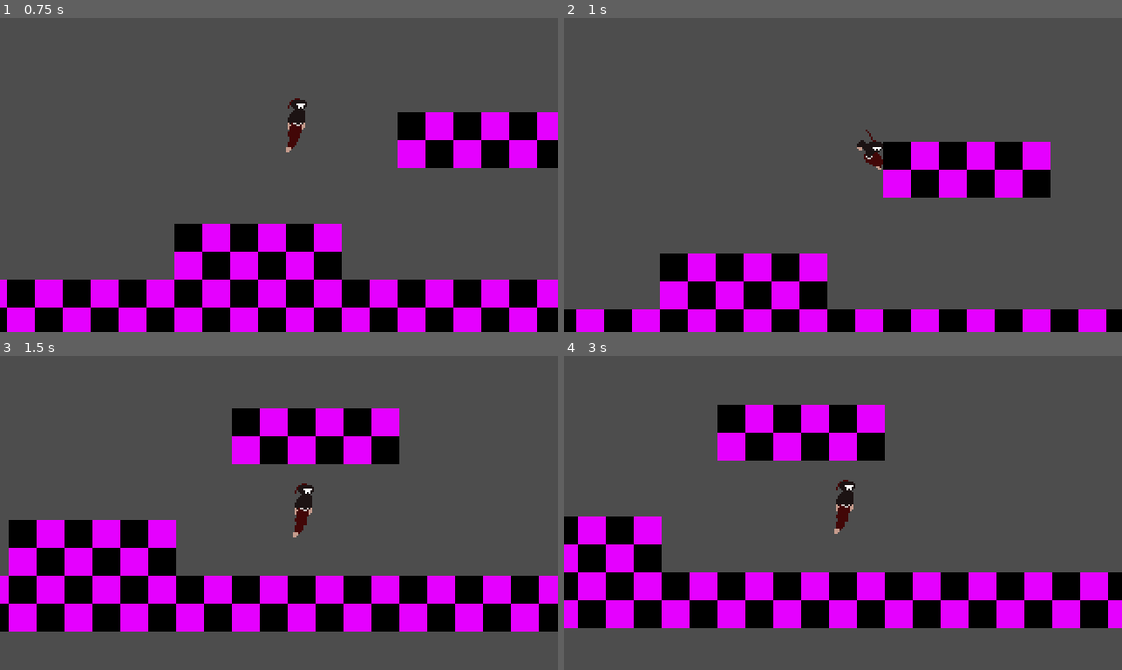
Above: before the commit, frames 1-4 (two rows, left to right).
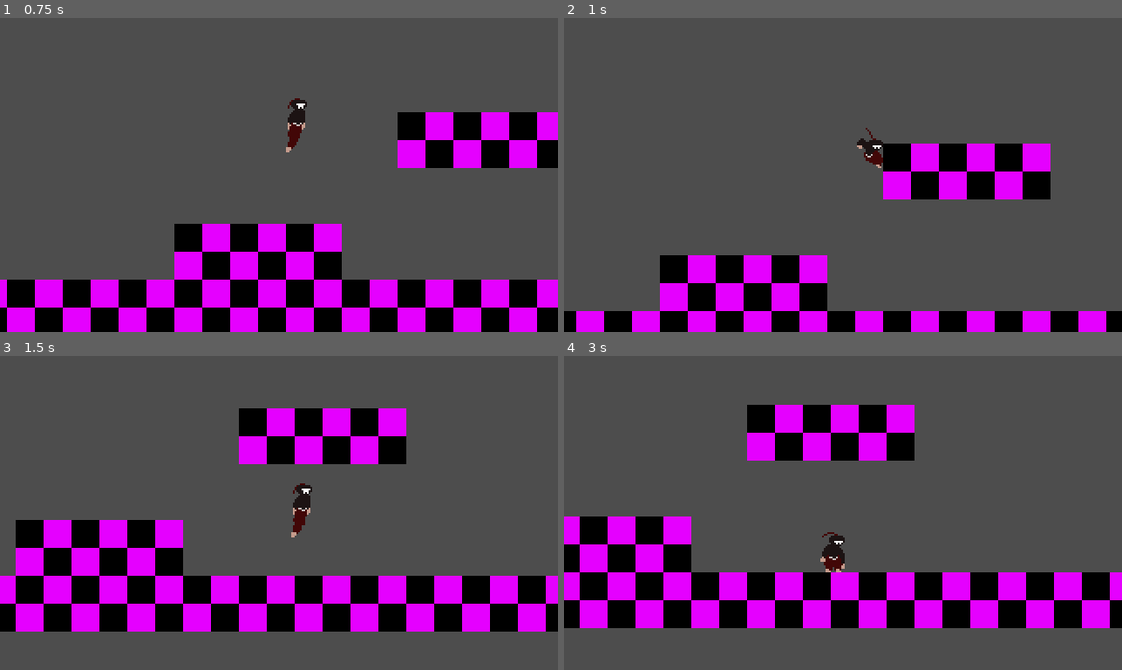
Above: after the commit, the same moments.

Repository: lowercasewords/shinobi-strike
Game: Godot game, scene res://scenes/levels/test_map.tscn
Two runs of this game, one before a commit and one after it. Both use one fixed random seed, a clock stepped at 60 frames per second and the inputs below.
Inputs:
- Up to frame 1 (0.75 s): tap Enter (ui_accept) at 0.5 s; hold Right (ui_right) from 0.53 s (still down); hold Enter (ui_accept) from 0.53 s (still down)
- Up to frame 2 (1 s): keep holding Right (ui_right); keep holding Enter (ui_accept)
- Up to frame 3 (1.5 s): keep holding Right (ui_right); release Enter (ui_accept) at 1.28 s; tap Enter (ui_accept) at 1.35 s
- Up to frame 4 (3 s): tap Enter (ui_accept) at 1.52, 1.82, 2.85 s; release Right (ui_right) at 2.03 s; hold Left (ui_left) 2.03-2.78 s; hold Enter (ui_accept) 2.03-2.78 s; hold Right (ui_right) from 2.78 s (still down)

Frame 1 is identical in both runs. In frame 2, 1.5% of the frame differs, in the area x 0-100%, y 35-94%; in frame 3, 7.7%; in frame 4, 27%, in the area x 0-100%, y 15-87%.

Commit message:
added mario jump

Diff:
--- a/scenes/player/Player.tscn
+++ b/scenes/player/Player.tscn
@@ -180,7 +180,7 @@
 
 [node name="AnimatedSprite2D" type="AnimatedSprite2D" parent="." unique_id=1994341334]
 sprite_frames = SubResource("SpriteFrames_v6fml")
-animation = &"fall"
+animation = &"jump_windup"
 autoplay = "idle"
 
 [node name="CollisionShape2D" type="CollisionShape2D" parent="." unique_id=2065698952]
--- a/scenes/player/airbone_state.gd
+++ b/scenes/player/airbone_state.gd
@@ -9,6 +9,7 @@
 
 	if player.just_landed and current_state_name != StateMachine.LAND:
 		transitioned.emit(self, StateMachine.LAND)
+		print("		land")
 		return StateMachine.LAND
 
 	if player.velocity.y > 0 and current_state_name != StateMachine.FALL:
--- a/scenes/player/fall_state.gd
+++ b/scenes/player/fall_state.gd
@@ -1,9 +1,6 @@
 class_name FallState extends AirboneState
 
 const VERTICAL_FALL_SPEED_THRESHOLD: float = 5.0
-#func enter() -> void:
-	# Play walk animation here if you have one
-
 
 func physics_update(_delta: float) -> void:
 	super.physics_update(_delta)
--- a/scenes/player/grounded_state.gd
+++ b/scenes/player/grounded_state.gd
@@ -12,7 +12,7 @@
 		transitioned.emit(self, StateMachine.FALL)
 		return StateMachine.FALL
 
-	if Input.is_action_just_pressed("ui_accept") and current_state_name != StateMachine.JUMP:
+	if player.is_jumping and current_state_name != StateMachine.JUMP:
 		transitioned.emit(self, StateMachine.JUMP)
 		return StateMachine.JUMP
 
--- a/scenes/player/jump_state.gd
+++ b/scenes/player/jump_state.gd
@@ -1,20 +1,36 @@
 class_name JumpState extends AirboneState
+
+var mario_jump_timer: Timer
+const MARIO_JUMP_TIME: float = 2
+const MARIO_JUMP_STRENGTH: float = -4
+
+func _init():
+	mario_jump_timer = Timer.new()
+	mario_jump_timer.one_shot = true
+	self.add_child(mario_jump_timer)
 
 func enter() -> void:
 	player.animated_sprite.play("jump_windup")
 
 func windup_finsh() -> void:
 	if player.is_on_floor():
+		mario_jump_timer.start(MARIO_JUMP_TIME)
 		player.animated_sprite.play('jump')
-		player.velocity.y += player.JUMP_VELOCITY
+		player.velocity.y += player.JUMP_VELOCITY_INITIAL_THURST
 
 func physics_update(_delta: float) -> void:
 	super.physics_update(_delta)
 	if not check_airbone_transitions():
 		basic_movement(_delta, player.SPEED)
 
-		if player.just_landed:
-			transitioned.emit(self, StateMachine.WALK)
+		# Stop mario jump because player stopped holding jump button
+		if not player.is_jumping and mario_jump_timer.time_left > 0:
+			mario_jump_timer.stop()
+			mario_jump_timer.timeout.emit()
+
+		# Mario jump is applied
+		if not mario_jump_timer.is_stopped() and not player.is_on_floor():
+			player.velocity.y += MARIO_JUMP_STRENGTH
 
 func _on_animation_finished():
 	if player.animated_sprite.animation == 'jump_windup':
--- a/scenes/player/player.gd
+++ b/scenes/player/player.gd
@@ -1,7 +1,7 @@
 class_name Player extends CharacterBody2D
 
 const SPEED = 200.0
-const JUMP_VELOCITY = -300.0
+const JUMP_VELOCITY_INITIAL_THURST = -300.0
 
 @onready var animated_sprite: AnimatedSprite2D = $AnimatedSprite2D
 @onready var state_machine: StateMachine = $StateMachine
@@ -11,6 +11,7 @@
 var gravity = ProjectSettings.get_setting("physics/2d/default_gravity")
 var is_landed: bool = false
 var just_landed: bool = false
+var is_jumping: bool = false
 
 func _ready():
 	is_landed = is_on_floor()
@@ -20,6 +21,8 @@
 	# Get input direction (-1, 0, 1) and handle movement/deceleration
 	var last_direction = direction
 	direction = Input.get_axis("ui_left", "ui_right")
+	is_jumping = Input.is_action_pressed("ui_accept")
+
 	if last_direction != direction and direction != 0:
 		just_changed_directions = true
 	else:
